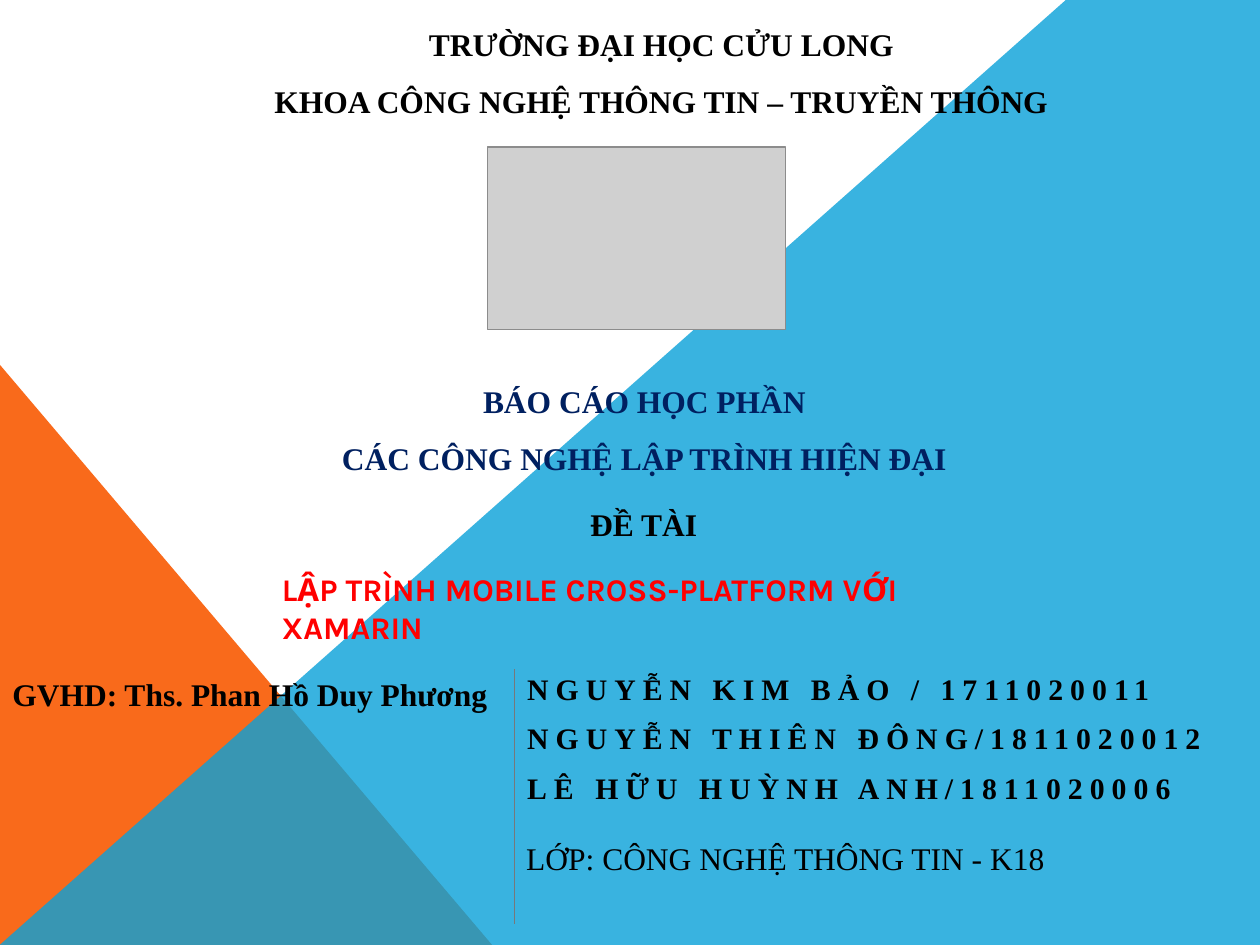
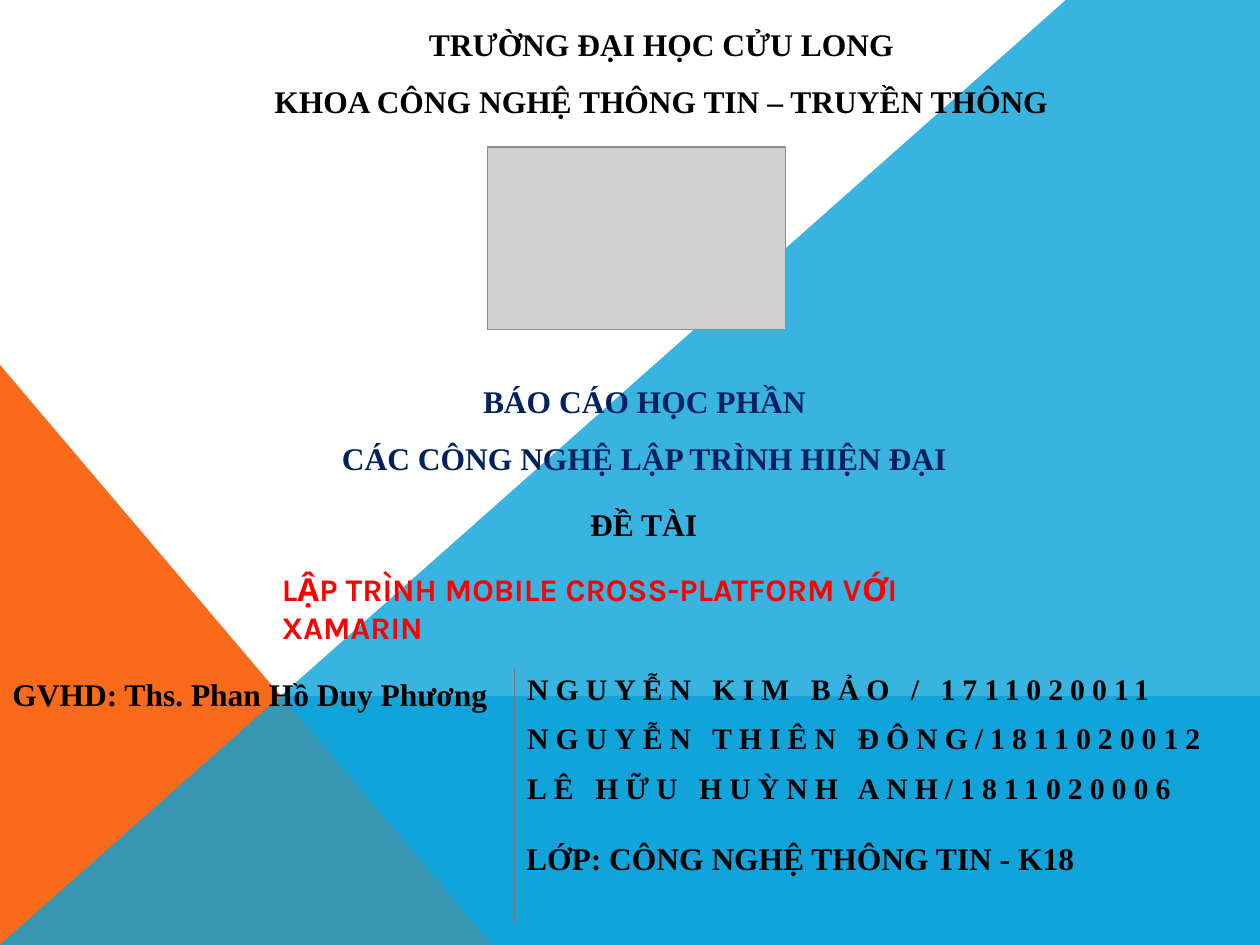
Before and after one commit to Toi223/NhomDT, a slide deck: slide 1 of LẬP TRÌNH MOBILE CROSS-PLATFORM VỚI XAMARIN.pptx. Drawn at 1260x945 pixels with LibreOffice and Linux fonts; fonts in the diff are those of the drawing; grey boxes stand for pictures. Boxes give left, top, right and bottom in pixels: in the first picture for what was removed or moved away, otherwise in the second. Text is boxed around its words. In the diff, an @@ line names an element or a change of style, - is before the commit and + after.

```diff
--- a/LẬP TRÌNH MOBILE CROSS-PLATFORM VỚI XAMARIN.pptx
+++ b/LẬP TRÌNH MOBILE CROSS-PLATFORM VỚI XAMARIN.pptx
@@ freeform shape added at (x1=0, y1=696, x2=493, y2=945), fill #F96A1B @@
@@ freeform shape added at (x1=0, y1=696, x2=1260, y2=945), fill #08A1D9 at 80% opacity @@
@@ text "LỚP: CÔNG NGHỆ THÔNG TIN ..." at (x1=526, y1=846, x2=1074, y2=876): bold on @@
```
Also in this commit, not shown: 11 other slides changed, 2 slides added, 2 slides removed.
